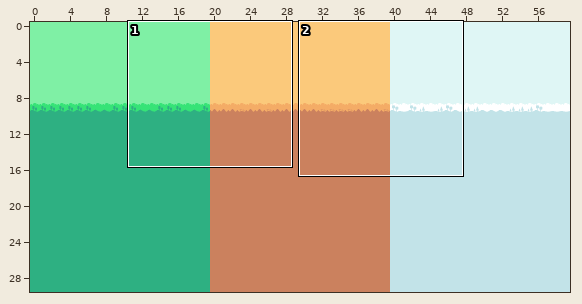
Two states of a Tiled map, assets/start-end-background.tmx. Above, an overview of the earlier version with the close-up marked.
Close-up. Before the edit:
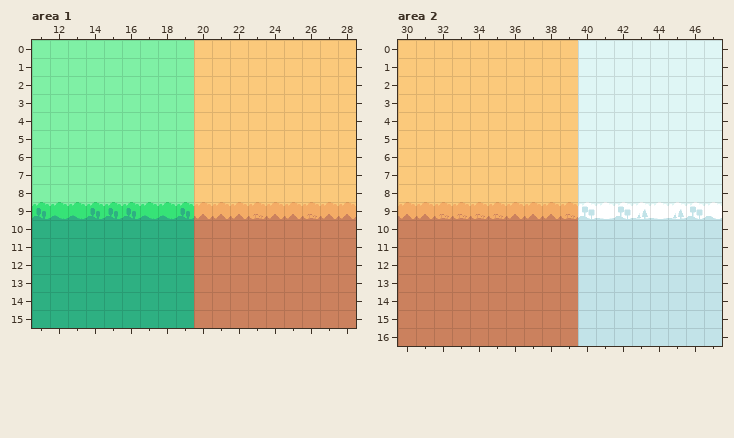
Cells are 24x24 px. Shown: area 1 x 11..28, y 0..15; area 2 x 30..47, y 0..16. The commit also changed other parts of the map, which this record leaves out.
New version:
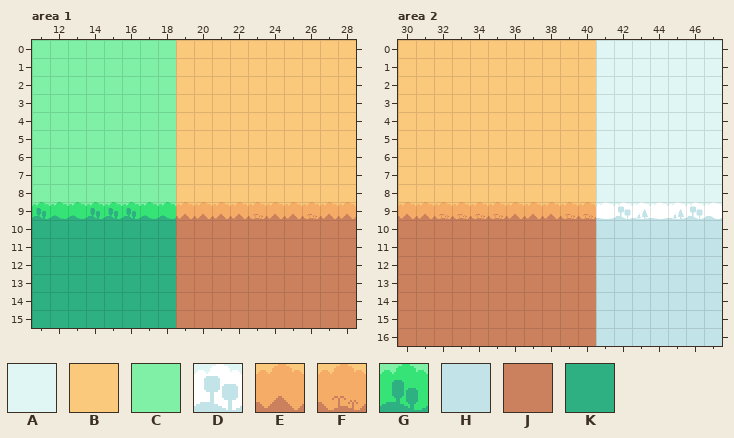
Key: from "background_tilemap_packed": A 0, B 4, C 6, D 9, E 12, F 13, G 15, H 16, J 20, K 22.
_ is an empty cell.
The exact change:
Layer "Background", area 1:
y 0..8: x 19 C -> B
y 9: x 19 G -> E
y 10..15: x 19 K -> J
Layer "Background", area 2:
y 0..8: x 40 A -> B
y 9: x 40 D -> F
y 10..16: x 40 H -> J
Changed places in both close-ups, as pixel boxes (x1, y1, x2, y2):
changed: (176, 40, 194, 328)
changed: (578, 40, 596, 346)
